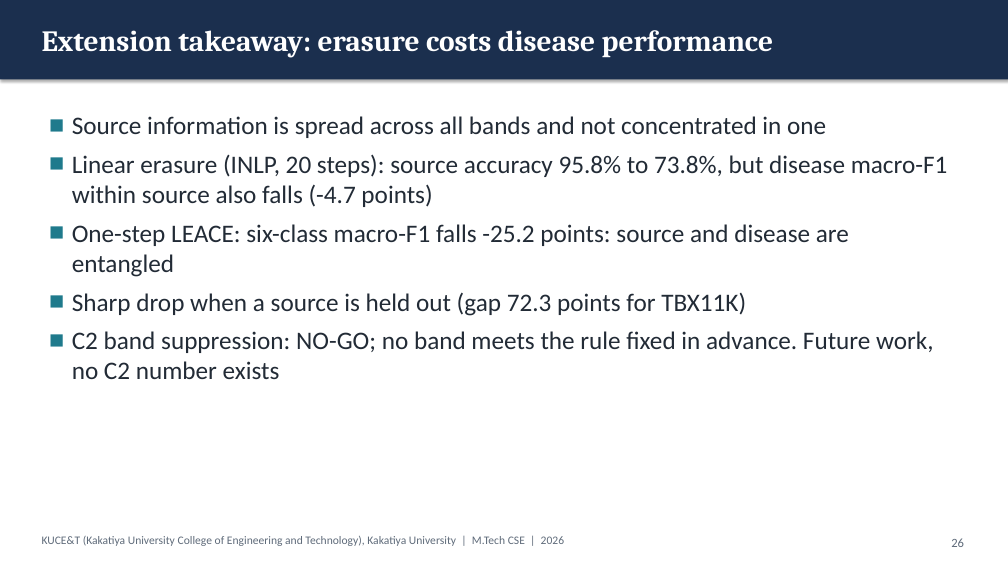
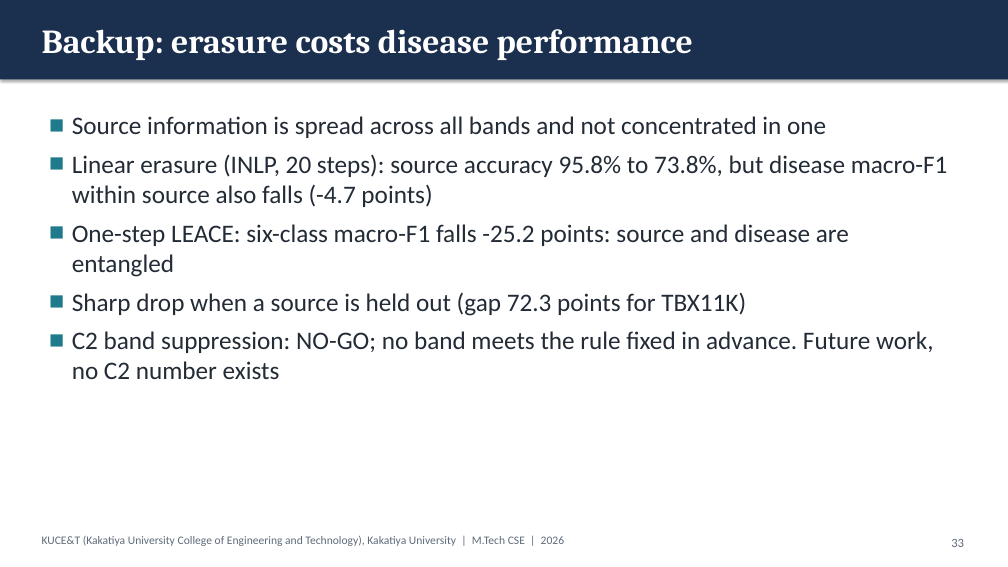
Before and after one commit to KSathwik/Lung_Disease_Detector, a slide deck: slide 33 of docs/presentation/LungAI_MTech_Presentation.pptx (slide 26 before the commit). Drawn at 1008x567 pixels with LibreOffice and Linux fonts; fonts in the diff are those of the drawing. Boxes give left, top, right and bottom in pixels: in the first picture for what was removed or moved away, otherwise in the second. Text is boxed around its words. In the diff, an @@ line names an element or a change of style, - is before the commit and + after.

```diff
--- a/docs/presentation/LungAI_MTech_Presentation.pptx
+++ b/docs/presentation/LungAI_MTech_Presentation.pptx
@@ text at <box>42,29,693,60</box>: text changed; size 28 to 32 pt @@
-Extension takeaway: erasure costs disease performance
+Backup: erasure costs disease performance
@@ page number at <box>951,539,964,547</box>: text changed @@
-26
+33
```
Also in this commit, not shown: 12 other slides changed, 20 other files.
